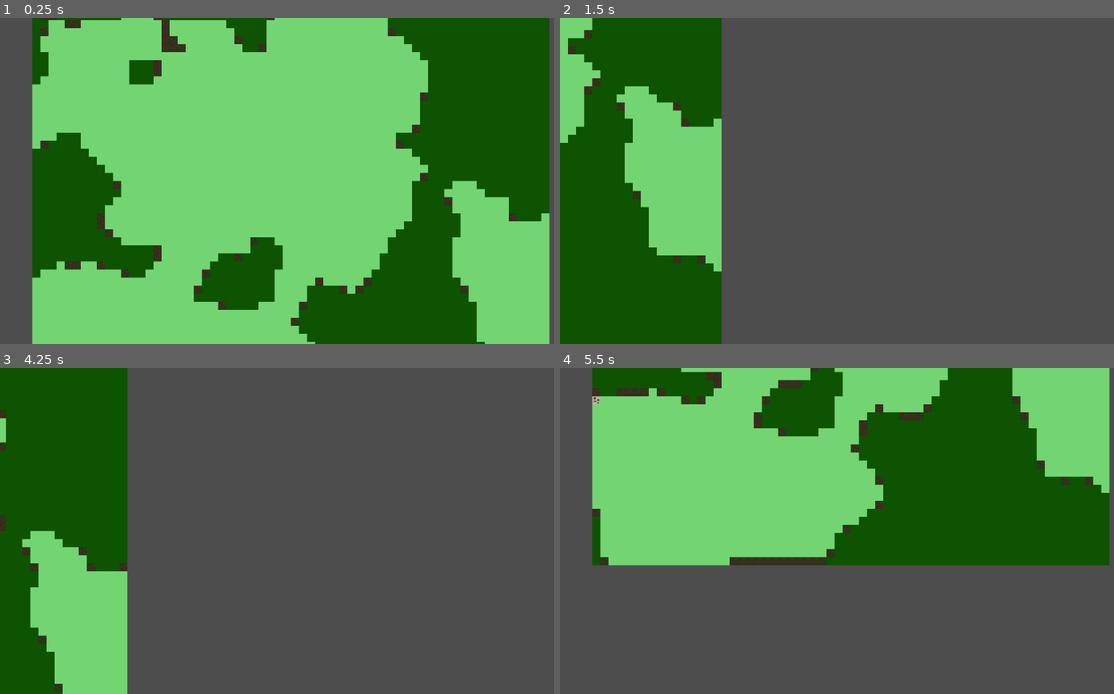
Above: before the commit, frames 1-4 (two rows, left to right).
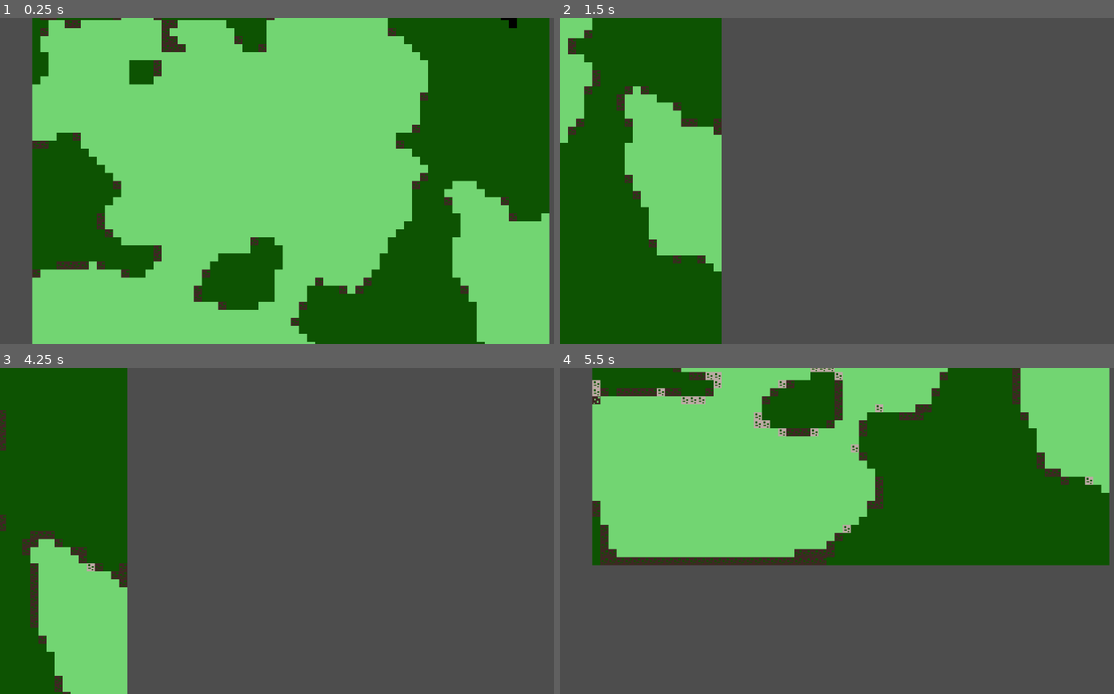
Above: after the commit, the same moments.

Repository: bingecraft-net/sandbox
Game: Godot game, scene res://scenes/game.tscn
The game is run twice, just before and just after one commit, with the same random seed, the same clock (stepped at 60 frames per second) and the same inputs.
Inputs:
- Up to frame 1 (0.25 s): no input
- Up to frame 2 (1.5 s): hold Right (ui_right) 0.53-1.28 s; hold Down (ui_down) from 1.28 s (still down)
- Up to frame 3 (4.25 s): release Down (ui_down) at 2.03 s; hold Right (ui_right) 2.03-2.78 s; tap Enter at 2.75 s; hold Up (ui_up) 2.78-3.53 s; tap Space at 3.5 s; hold Left (ui_left) from 3.53 s (still down)
- Up to frame 4 (5.5 s): release Left (ui_left) at 5.03 s; hold Down (ui_down) from 5.03 s (still down)

The runs differ from the first frame. In frame 1, 0.4% of the frame differs, in the area x 5-94%, y 0-88%; in frame 2, 0.5%; in frame 3, 0.9%; in frame 4, 3.0%, in the area x 5-97%, y 0-61%.

Commit message:
refactor to use timer

Diff:
--- a/scenes/game.tscn
+++ b/scenes/game.tscn
@@ -276,3 +276,9 @@
 
 [node name="TileMapLayer" type="TileMapLayer" parent="." unique_id=1952044452]
 tile_set = SubResource("TileSet_lbhrr")
+
+[node name="Timer" type="Timer" parent="." unique_id=2091141924]
+wait_time = 0.05
+autostart = true
+
+[connection signal="timeout" from="Timer" to="." method="_on_timer_timeout"]
--- a/scripts/game.gd
+++ b/scripts/game.gd
@@ -2,9 +2,9 @@
 
 @export var grid_size: int = 64
 @export var noise: FastNoiseLite = FastNoiseLite.new()
-@export var dt: float = 0.125
 
 @onready var tile_map_layer: TileMapLayer = $TileMapLayer
+@onready var timer: Timer = $Timer
 
 var grid: Array[Array] = []
 var next_grid: Array[Array] = []
@@ -23,7 +23,10 @@
 			next_grid[x].append(Cell.new())
 
 
-func _process(delta: float) -> void:
+func _on_timer_timeout() -> void:
+	tick()
+
+func tick():
 	for x in range(grid_size):
 		for y in range(grid_size):
 			var current_value: Cell = grid[x][y]
@@ -41,7 +44,7 @@
 					var neighbor_value = grid[neighbor_x][neighbor_y]
 					e_laplacian += (neighbor_value.energy_density - e) / 8.
 
-			e += e_laplacian * dt * delta
+			e += e_laplacian * timer.wait_time
 
 			if abs(e - 1.) < 0.01:
 				e -= 0.01
